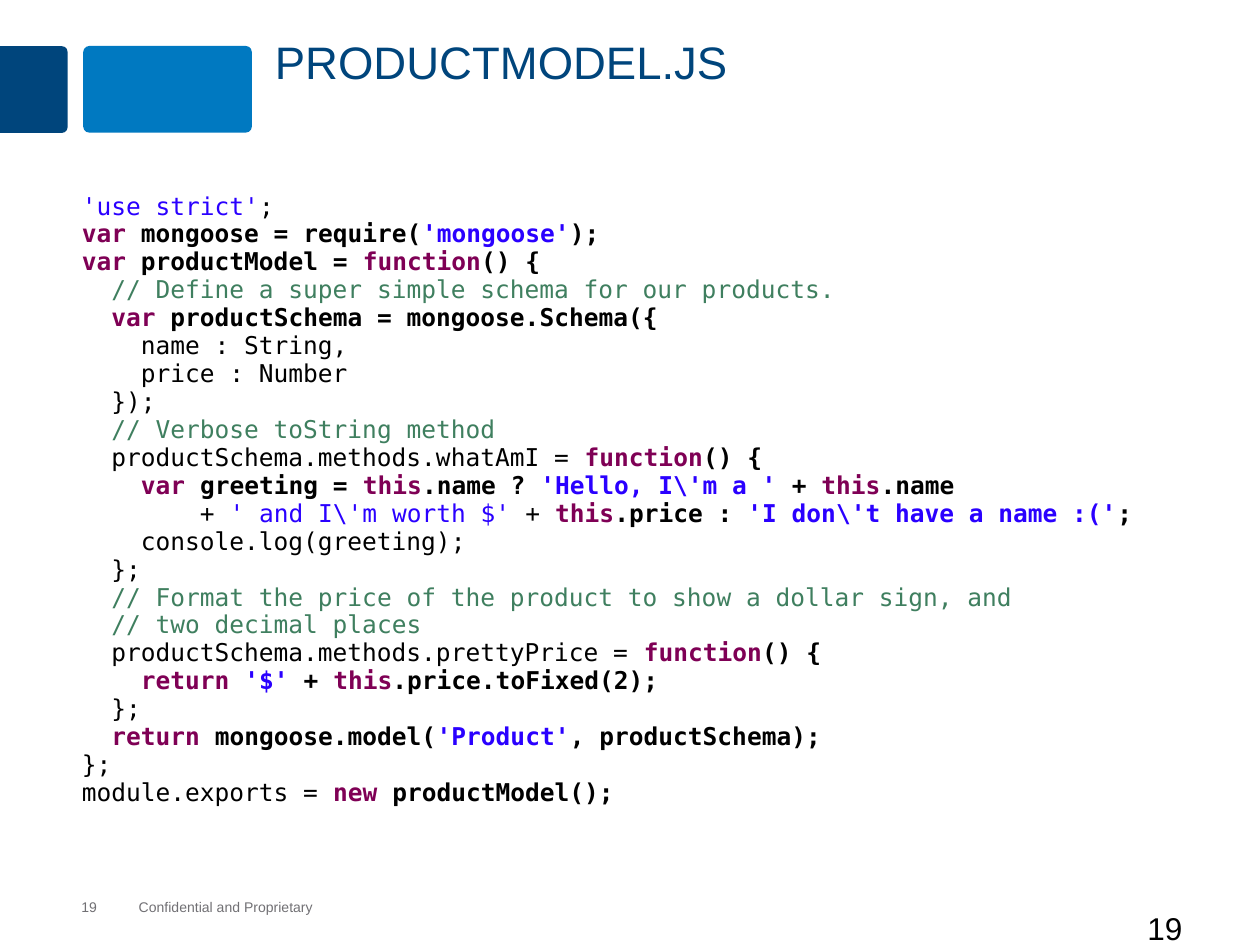
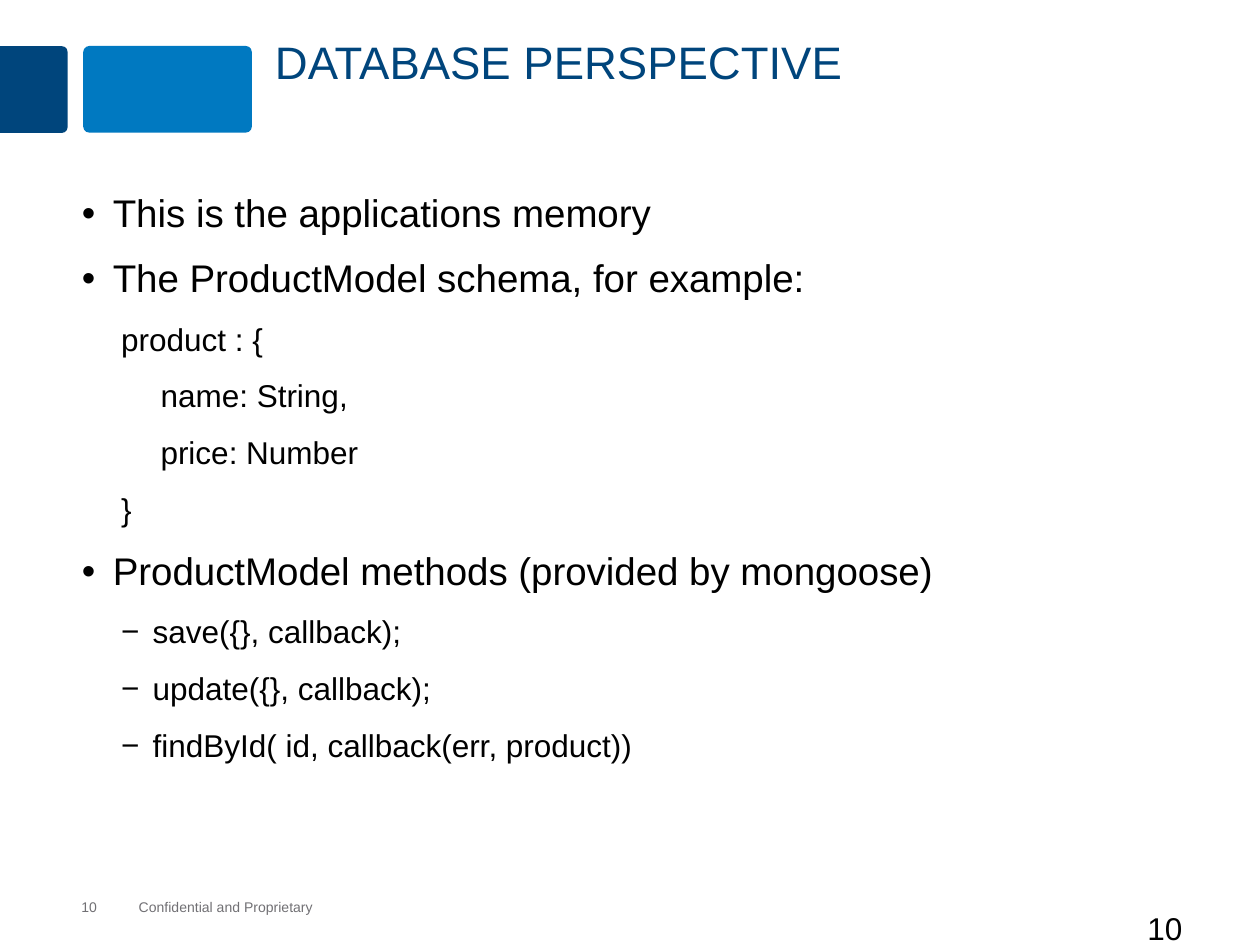
Before and after one commit to MaxMillington/nodePractice, a slide deck: slide 10 of node/lesson-95-shopping-cart/shopping-cart.pptx (slide 19 before the commit). Drawn at 1260x945 pixels with LibreOffice and Linux fonts; fonts in the diff are those of the drawing; background and template pictures are left out. Boxes give left, top, right and bottom in pixels: in the first picture for what was removed or moved away, otherwise in the second. Text is boxed around its words. In the diff, an @@ line names an element or a change of style, - is before the commit and + after.

```diff
--- a/node/lesson-95-shopping-cart/shopping-cart.pptx
+++ b/node/lesson-95-shopping-cart/shopping-cart.pptx
@@ title at [275,47,841,80]: text changed @@
-PRODUCTMODEL.JS
+DATABASE PERSPECTIVE
@@ text at [113,199,932,763]: text changed; size 14 to 18 pt; font DejaVu Sans Mono to Arial @@
-'use strict';
-var mongoose = require('mongoose');
-var productModel = function() {
-// Define a super simple schema for our products.
-var productSchema = mongoose.Schema({
-name : String,
-price : Number
-});
-// Verbose toString method
-productSchema.methods.whatAmI = function() {
-var greeting = this.name ? 'Hello, I\'m a ' + this.name
-+ ' and I\'m worth $' + this.price : 'I don\'t have a name :(';
-console.log(greeting);
-};
-// Format the price of the product to show a dollar sign, and
-// two decimal places
-productSchema.methods.prettyPrice = function() {
-return '$' + this.price.toFixed(2);
-};
-return mongoose.model('Product', productSchema);
-};
-module.exports = new productModel();
+• This is the applications memory
+• The ProductModel schema, for example:
+  product : {
+    name: String,
+    price: Number
+  }
+• ProductModel methods (provided by mongoose)
+  − save({}, callback);
+  − update({}, callback);
+  − findById( id, callback(err, product))
@@ page number at [81,902,97,912]: text changed @@
-19
+10
@@ page number at [1147,918,1182,941]: text changed @@
-19
+10
```
Also in this commit, not shown: 1 other slide changed, 9 slides added, 48 slides removed.
